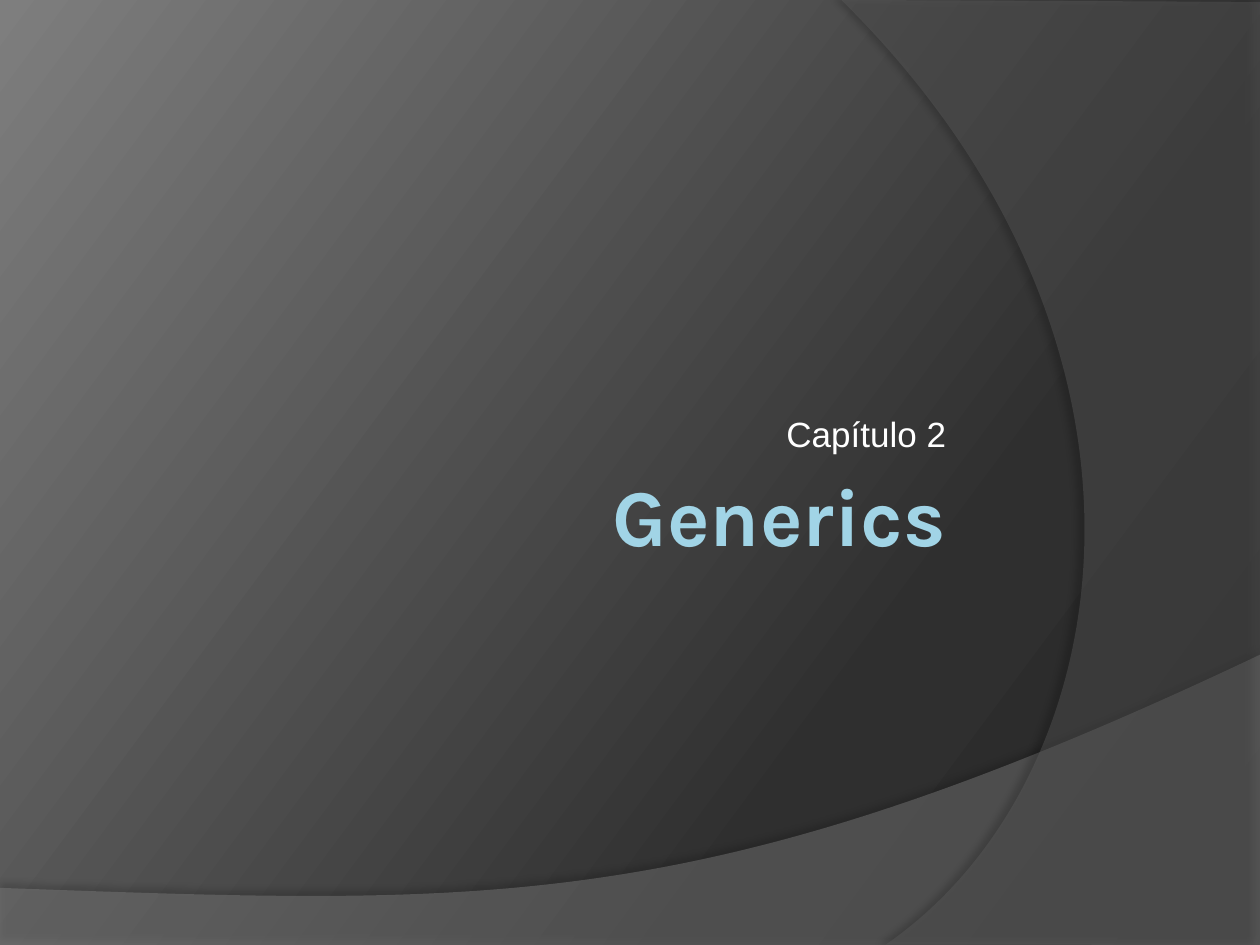
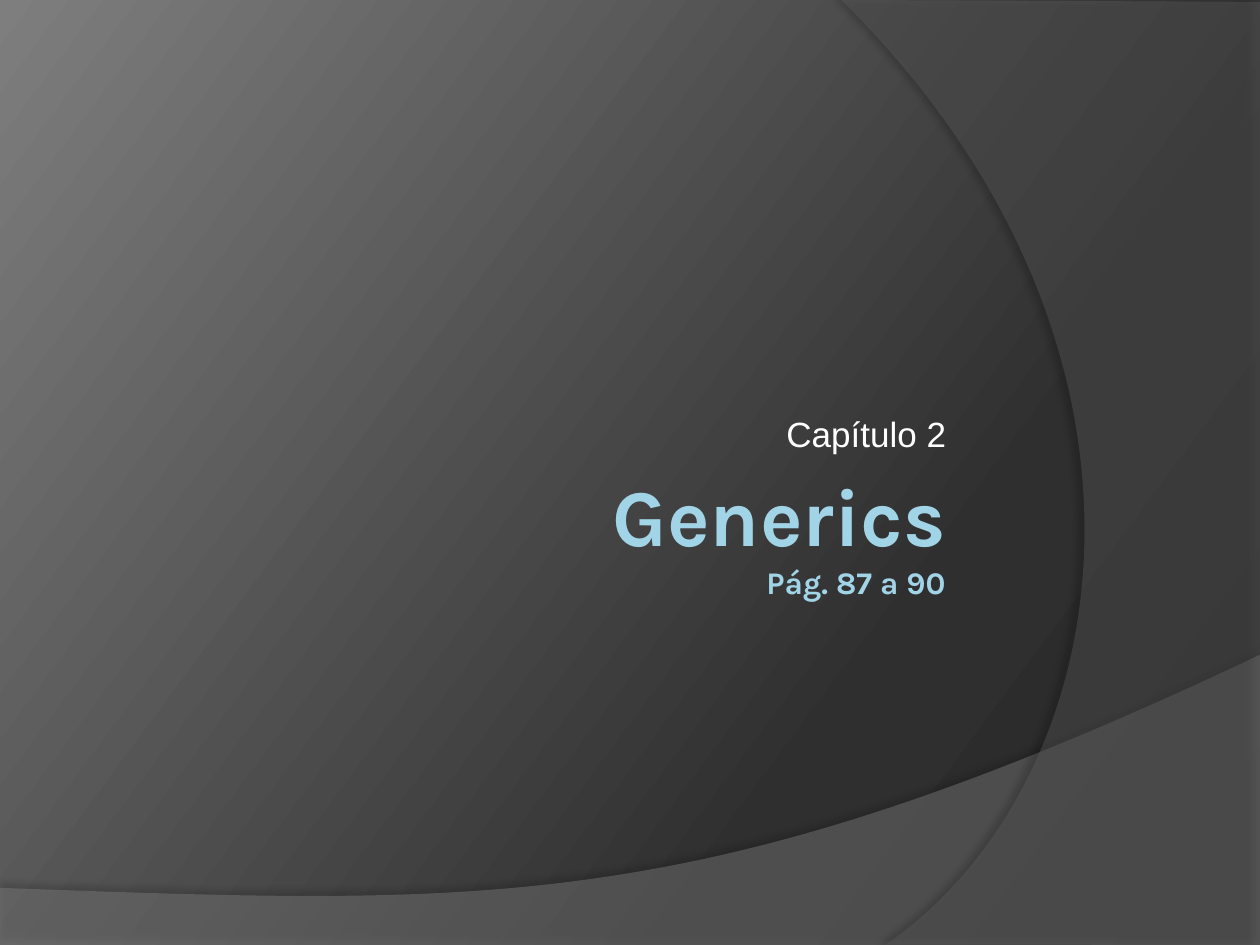
Before and after one commit to duchesqui/slzvieira-training, a slide deck: slide 1 of 2-Java-Programmer-Modulo-II/08.Capitulo02.pptx. Drawn at 1260x945 pixels with LibreOffice and Linux fonts; fonts in the diff are those of the drawing. Boxes give left, top, right and bottom in pixels: in the first picture for what was removed or moved away, otherwise in the second. Text is boxed around its words. In the diff, an @@ line names an element or a change of style, - is before the commit and + after.

```diff
--- a/2-Java-Programmer-Modulo-II/08.Capitulo02.pptx
+++ b/2-Java-Programmer-Modulo-II/08.Capitulo02.pptx
@@ title at (613,489,946,602): text changed; size 46 to 18 pt @@
-Generics
+Generics
+Pág. 87 a 90
```
Also in this commit, not shown: 7 other files.
